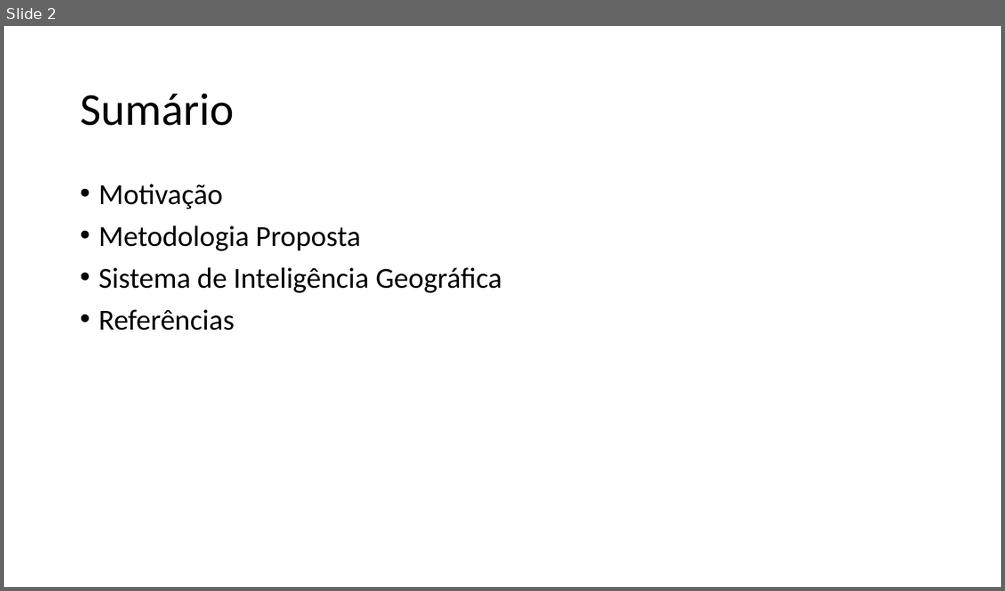
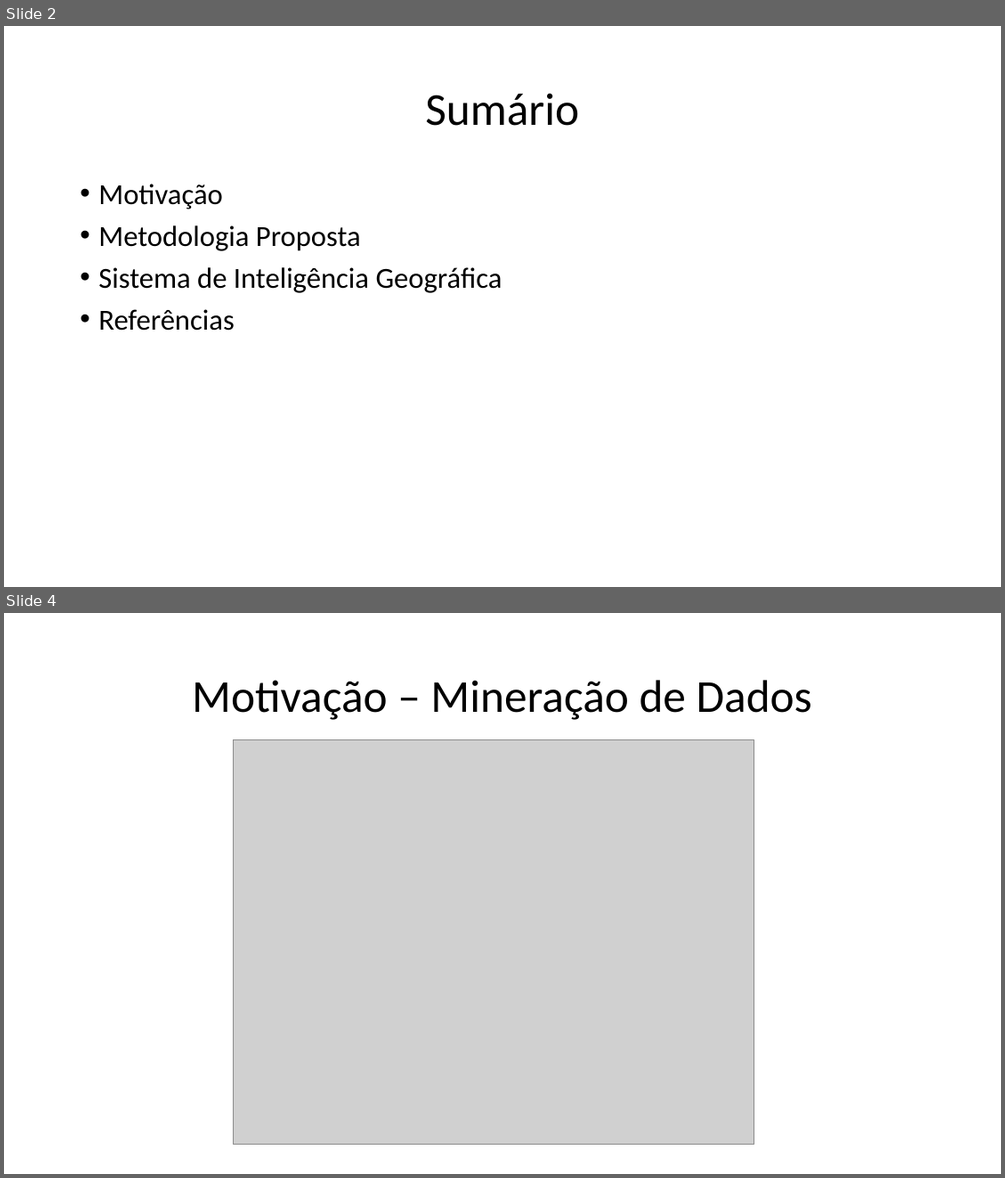
Before and after one commit to TavaresCarlos/TerrainIntelGIS, a slide deck: escrita/seminários/apresentacao.pptx. Shown one above the other, each under a label of ours: slide 2 before the commit, slides 2 and 4 after it; the slides between them are not shown. The pictures are 1005x591 and 1005x1178 pixels, drawn with LibreOffice and Linux fonts; fonts in the diff are those of the drawing; grey boxes stand for pictures. Boxes give left, top, right and bottom in pixels: in the first picture for what was removed or moved away, otherwise in the second. Text is boxed around its words. In the diff, an @@ line names an element or a change of style, - is before the commit and + after.

```diff
--- a/escrita/seminários/apresentacao.pptx
+++ b/escrita/seminários/apresentacao.pptx
@@ slide 4 added at bbox=[4, 613, 1001, 1174], background #FFFFFF @@
@@ title added at bbox=[192, 680, 812, 720], 44 pt, text #000000 @@
+Motivação – Mineração de Dados
@@ picture added at bbox=[233, 740, 754, 1144] @@
@@ slide 2 changed as well @@
@@ title "Sumário" at bbox=[425, 93, 579, 126]: alignment left to centre @@
```
Also in this commit, not shown: 4 other slides changed, 7 other slides added, 1 slide removed, 4 other files.
